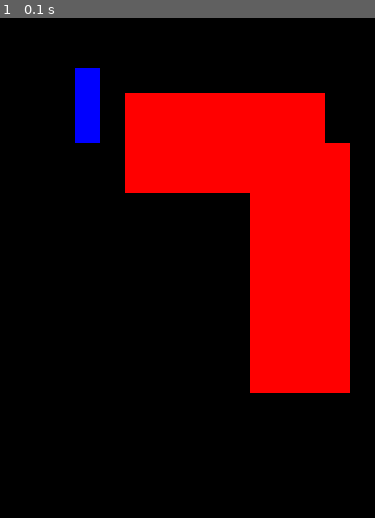
Above: before the commit, frame 1.
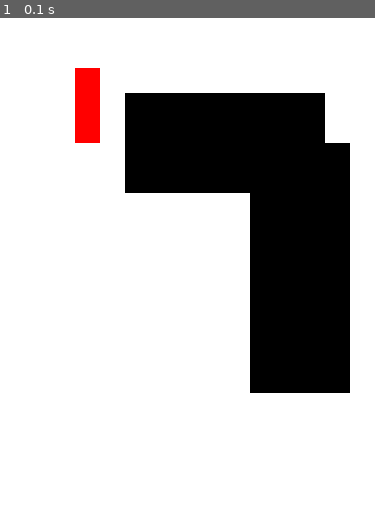
Above: after the commit, the same moment.

Repository: IsaacLemasleLucas/SimuPathPlanning
Game: pygame game, started from main.py
The game is run twice, just before and just after one commit, with the same random seed, the same clock (stepped at 60 frames per second) and the same inputs.
Inputs:
- Up to frame 1 (0.1 s): no input

The runs differ from the first frame. In frame 1, 100% of the frame differs, in the area x 0-100%, y 0-100%.

Commit message:
More colors

Diff:
--- a/Map.py
+++ b/Map.py
@@ -10,6 +10,7 @@
         self.scale_ = scale
         self.windows_x_ = self.x_ * self.scale_
         self.windows_y_ = self.y_ * self.scale_
+
         # Initialisation of the param saved in the file json
         with open("param_map.json","r") as file:
             file_dict = json.load(file)
@@ -18,8 +19,11 @@
         self.block_param = file_dict["map"]["block_param"]
         self.color_osbtacle = tuple(file_dict["colors"]["obstacle"])
         self.color_robot = tuple(file_dict["colors"]["robot"])
+        color_background = tuple(file_dict["colors"]["background"])
+
         self.map_ = self.initMap()
         self.fenetre_ = pygame.display.set_mode((self.windows_x_, self.windows_y_))
+        self.fenetre_.fill(color_background)
 
     # initialize the map with everything on a free status
     def initMap(self):
--- a/param_map.json
+++ b/param_map.json
@@ -7,8 +7,9 @@
     },
     "colors":
     {
-        "obstacle": [255,0,0],
-        "robot": [0,0,255],
+        "background": [255,255,255],
+        "obstacle": [0,0,0],
+        "robot": [255,0,0],
         "goal":[0,255,0]
     }
 }
